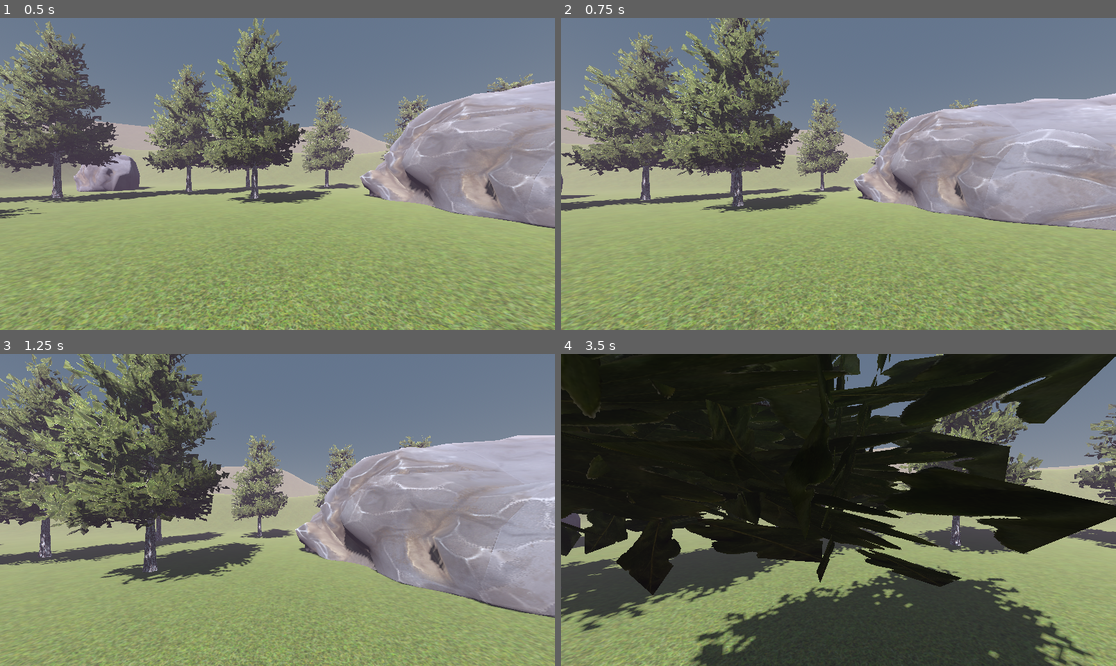
Above: before the commit, frames 1-4 (two rows, left to right).
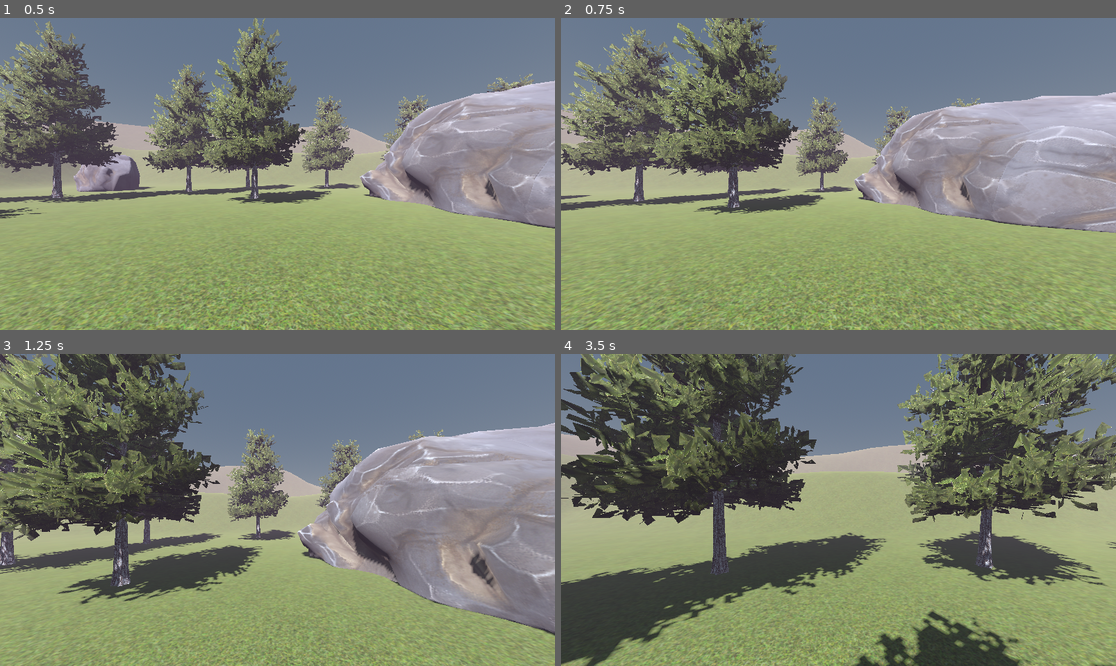
Above: after the commit, the same moments.

Repository: Nordtwig/vagabond
Game: Godot game, scene res://main.tscn
Two runs of this game, one before a commit and one after it. Both use one fixed random seed, a clock stepped at 60 frames per second and the inputs below.
Inputs (mouse positions are in pixels of both pictures, inside the frame that each line leads up to):
- Up to frame 1 (0.5 s): no input
- Up to frame 2 (0.75 s): tap Enter at 0.5 s; move the mouse to (866, 174) at 0.52 s; hold W (move_forward) from 0.53 s (still down); hold Shift (sprint) from 0.53 s (still down)
- Up to frame 3 (1.25 s): keep holding W (move_forward); keep holding Shift (sprint); tap Space (jump) at 0.77, 0.8, 1.07 s
- Up to frame 4 (3.5 s): keep holding W (move_forward); move the mouse to (810, 510) at 1.27 s; release Shift (sprint) at 1.28 s; tap Space (jump) at 1.35, 1.52, 1.82, 2.3, 3.02, 3.32 s; tap Shift (sprint) at 1.55, 2.85 s; move the mouse to (849, 503) at 2.02 s; hold Shift (sprint) 2.03-2.78 s; move the mouse to (832, 516) at 2.77 s

Frame 1 is identical in both runs. In frame 2, 20% of the frame differs, in the area x 0-100%, y 0-100%; in frame 3, 35%; in frame 4, 79%.

Commit message:
add sprint mechanic

Diff:
--- a/player.gd
+++ b/player.gd
@@ -32,18 +32,30 @@
 	if not is_on_floor():
 		velocity.y -= gravity * delta
 
-	# get input and apply jump
+	# jumping
 	if Input.is_action_pressed("jump") and is_on_floor():
 		velocity.y = _jump_force
 
-	# get input and move player
+	# moving
 	var move_input = Input.get_vector("move_left", "move_right", "move_forward", "move_backward")
 	var move_direction = (transform.basis * Vector3(move_input.x, 0, move_input.y)).normalized()
-	velocity.x = move_direction.x * _max_speed
-	velocity.z = move_direction.z * _max_speed
+
+	_is_running = Input.is_action_pressed("sprint")
+
+	var target_speed = _max_speed
+
+	if _is_running:
+		target_speed = _max_run_speed
+		var run_dot = -move_direction.dot(transform.basis.z)
+		run_dot = clamp(run_dot, 0.0, 1.0)
+		move_direction *= run_dot
+
+	velocity.x = move_direction.x * target_speed
+	velocity.z = move_direction.z * target_speed
+
 	move_and_slide()
 
-	# rotate camera based on mouse motion in unhandled input
+	# looking
 	rotate_y(-_camera_look_input.x * _look_sensitivity)
 	camera.rotate_x(-_camera_look_input.y * _look_sensitivity)
 	camera.rotation.x = clamp(camera.rotation.x, -1.5, 1.5)
